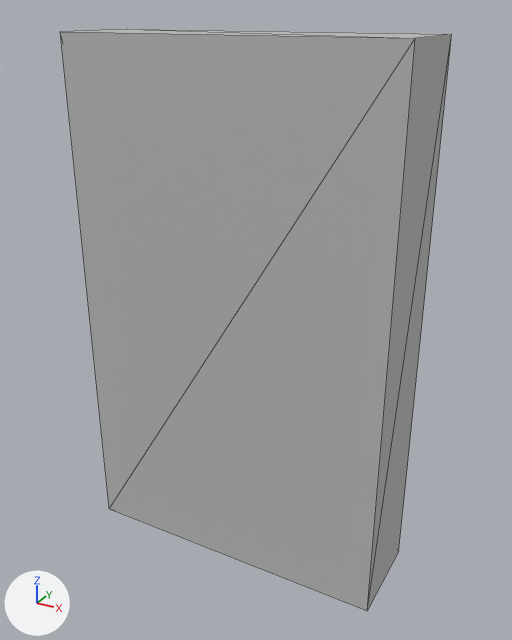
The glTF model src/assets/external/assets_psx/GLB/Small Props/keypad_2.glb as it was, and as the next commit left it.
Both versions are drawn from a 50 mm lens placed at (0.127, -0.242, 0.111), pointed at (0.003, -0.018, -0.001). Lighting does not change. The marker at lower left points along +X, +Y and +Z. Mesh edges are drawn as thin lines. Where no turn or scale is listed for an object, it has been applied to the vertices. Vertices at the same position are counted once.

The first picture shows 'keypad_2-col'.
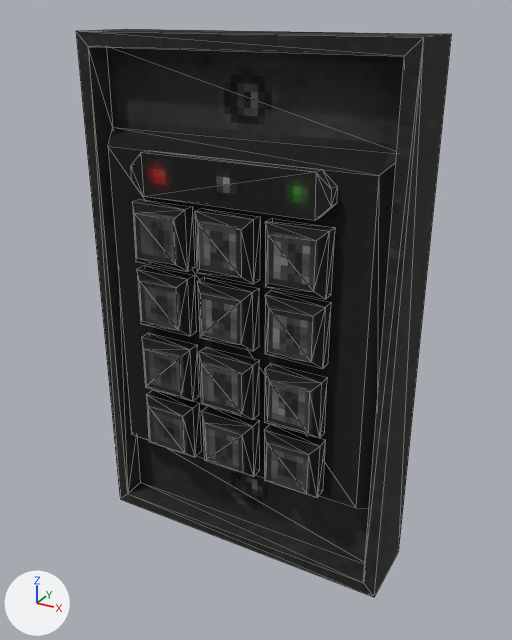
What the commit changed:
Picture 'metal_mp_4' (img_metal_mp_4) is new.
Picture 'keypad_2_emission' (img_keypad_2_emission) is new.
Picture 'keypad_2' (img_keypad_2) is new.
Material 'metal_mp_4.008' (mat_metal_mp_4_008) is new.
Its texture is img_metal_mp_4.
Its roughness is 1.0.
Material 'keypad_2.002' (mat_keypad_2_002) is new.
Uses the picture img_keypad_2.
Uses the picture img_keypad_2_emission.
me_cube_062 is used by ob_keypad_2_col; location (0.0, -0.019, 0.0).
me_cube_062 had 8 vertices, 12 faces and spanned x -0.064..0.064, y -0.019..0.019, z -0.104..0.104.
me_cube_062 no longer uses material mat_ph_mesh_material (grey #bcbcbc).
me_cube_062 now has 184 vertices, 282 faces and spans x -0.064..0.064, y -0.038..0.0, z -0.104..0.104.
me_cube_062 part 1: the whole mesh is rebuilt.
me_cube_062 now uses material mat_keypad_2_002.
me_cube_062 now uses material mat_metal_mp_4_008 (picture img_metal_mp_4).
Object 'keypad_2-col' (ob_keypad_2_col) moves from (0.0, -0.019, 0.0) to (0.0, 0.0, 0.0).

Where the change shows, as pixel boxes [x1, y1, x2, y2] in the pictures (512 x 640 px):
'keypad_2-col', reshaped, moved
    before: [60, 29, 452, 611]
    after: [76, 29, 452, 597]
